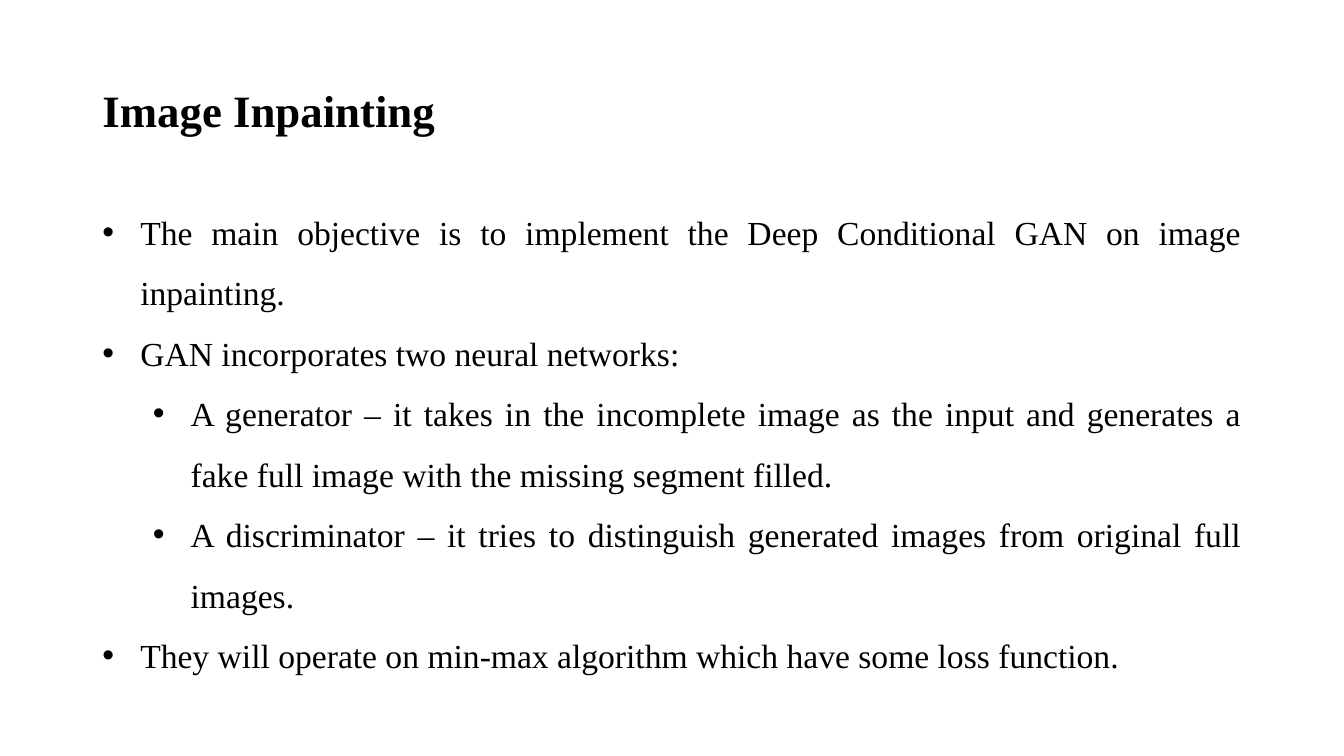
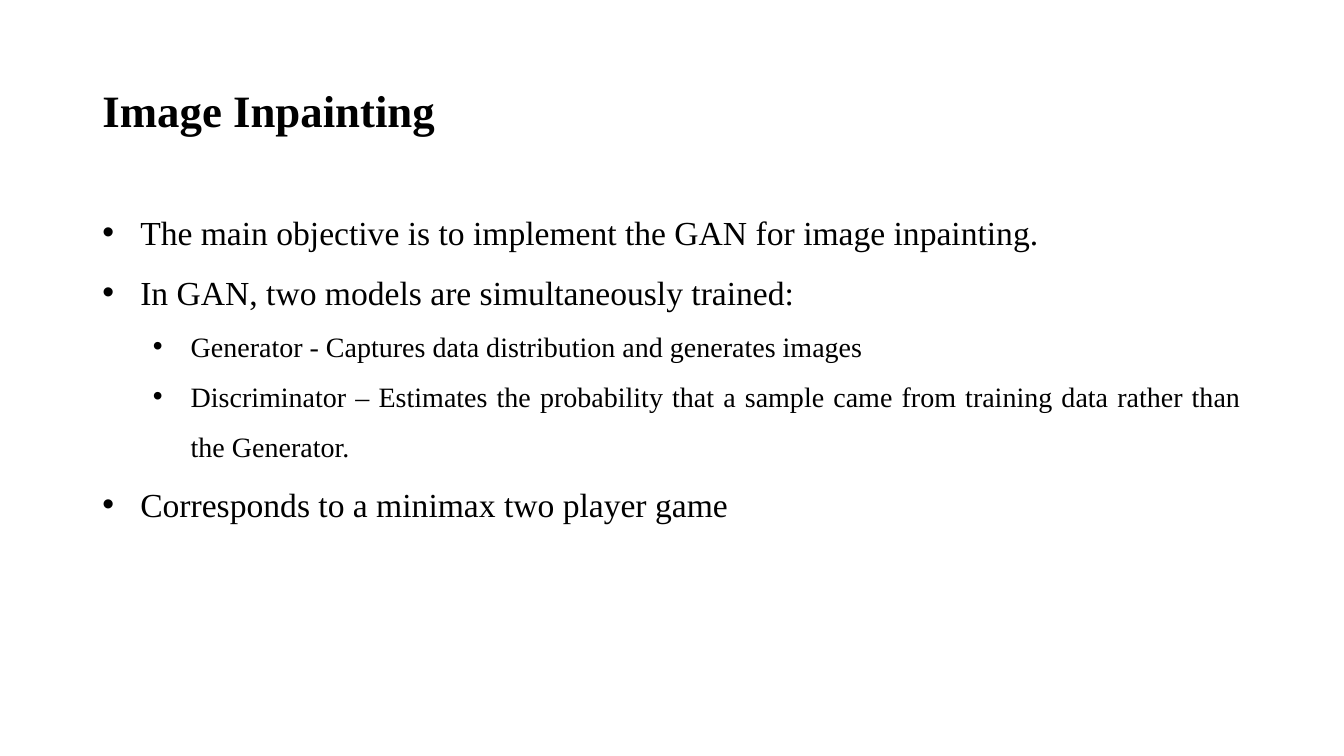
Before and after one commit to sujanW0W/MajorProject, a slide deck: slide 12 of Image Inpainting/Image inpainting.pptx. Drawn at 1344x756 pixels with LibreOffice and Linux fonts; fonts in the diff are those of the drawing. Boxes give left, top, right and bottom in pixels: in the first picture for what was removed or moved away, otherwise in the second. Text is boxed around its words. In the diff, an @@ line names an element or a change of style, - is before the commit and + after.

```diff
--- a/Image Inpainting/Image inpainting.pptx
+++ b/Image Inpainting/Image inpainting.pptx
@@ text at (140,221,1240,523): text changed; size 24 to 20 pt @@
-• The main objective is to implement the Deep Conditional GAN on image inpainting.
-• GAN incorporates two neural networks:
-  • A generator – it takes in the incomplete image as the input and generates a fake full image with the missing segment filled.
-  • A discriminator – it tries to distinguish generated images from original full images.
-• They will operate on min-max algorithm which have some loss function.
+• The main objective is to implement the GAN for image inpainting.
+• In GAN, two models are simultaneously trained:
+  • Generator - Captures data distribution and generates images
+  • Discriminator – Estimates the probability that a sample came from training data rather than the Generator.
+• Corresponds to a minimax two player game
```
Also in this commit, not shown: 1 other slide changed, 1 slide added, 1 slide removed.
